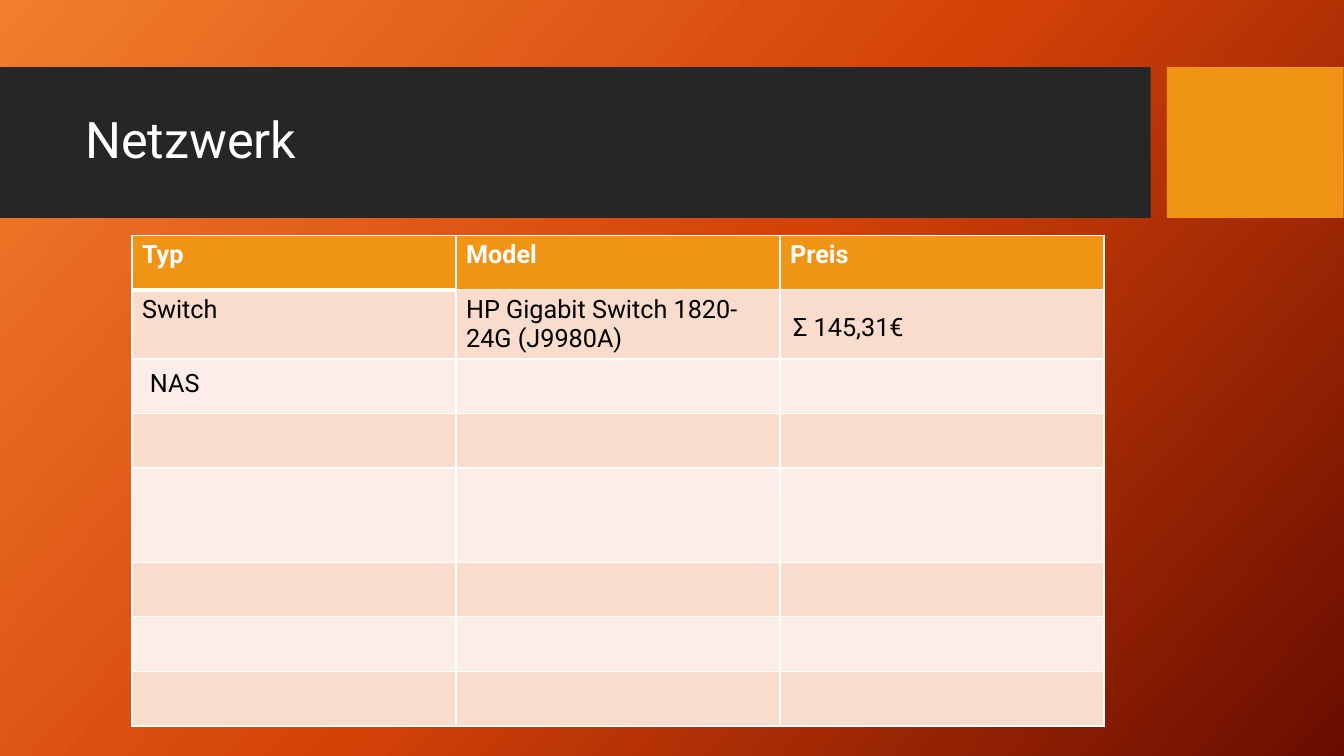
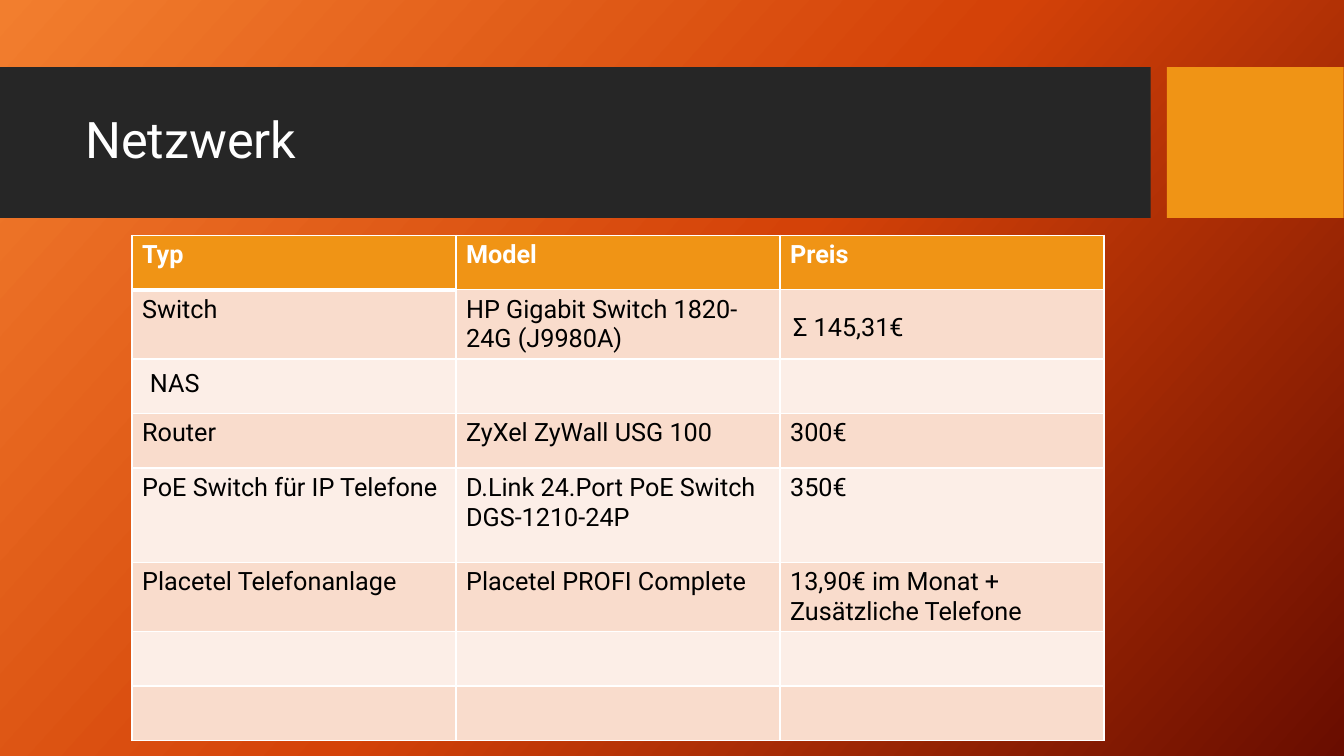
Before and after one commit to HaJaReDeluxe/mintBerryCrunchGames, a slide deck: slide 11 of Angebot für mintBerryCrunchGames GmbH.pptx (slide 9 before the commit). Drawn at 1344x756 pixels with LibreOffice and Linux fonts; fonts in the diff are those of the drawing; background and template pictures are left out. Boxes give left, top, right and bottom in pixels: in the first picture for what was removed or moved away, otherwise in the second. Text is boxed around its words. In the diff, an @@ line names an element or a change of style, - is before the commit and + after.

```diff
--- a/Angebot für mintBerryCrunchGames GmbH.pptx
+++ b/Angebot für mintBerryCrunchGames GmbH.pptx
@@ table at bbox=[132, 235, 1103, 743] @@
+row 4: Router | ZyXel ZyWall USG 100 | 300€
+row 5: PoE Switch für IP Telefone | D.Link 24.Port PoE Switch DGS-1210-24P | 350€
+row 6: Placetel Telefonanlage | Placetel PROFI Complete | 13,90€ im Monat + Zusätzliche Telefone
-row 6:  |  | 
-row 7:  |  | 
-row 8:  |  | 
```
Also in this commit, not shown: 3 slides added, 1 slide removed.
